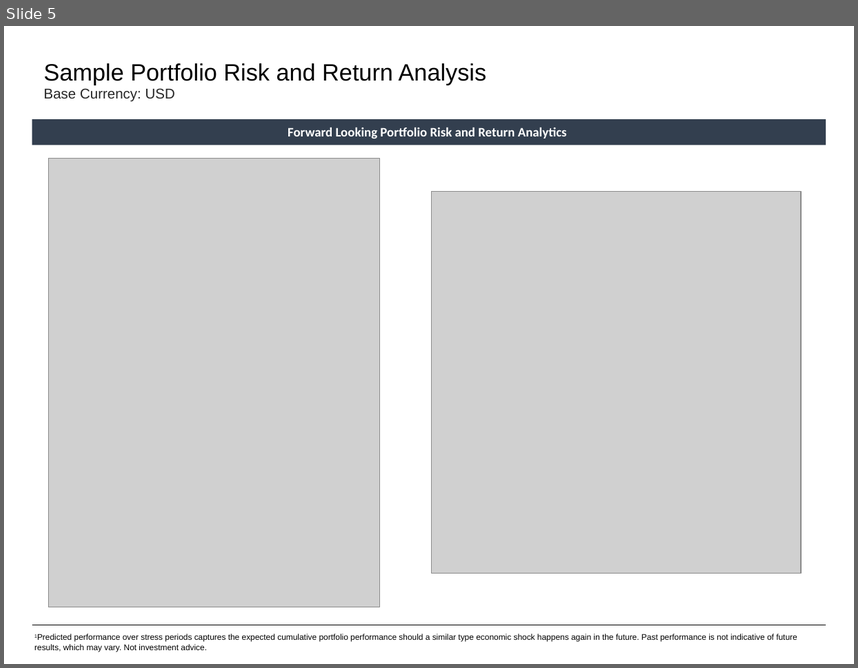
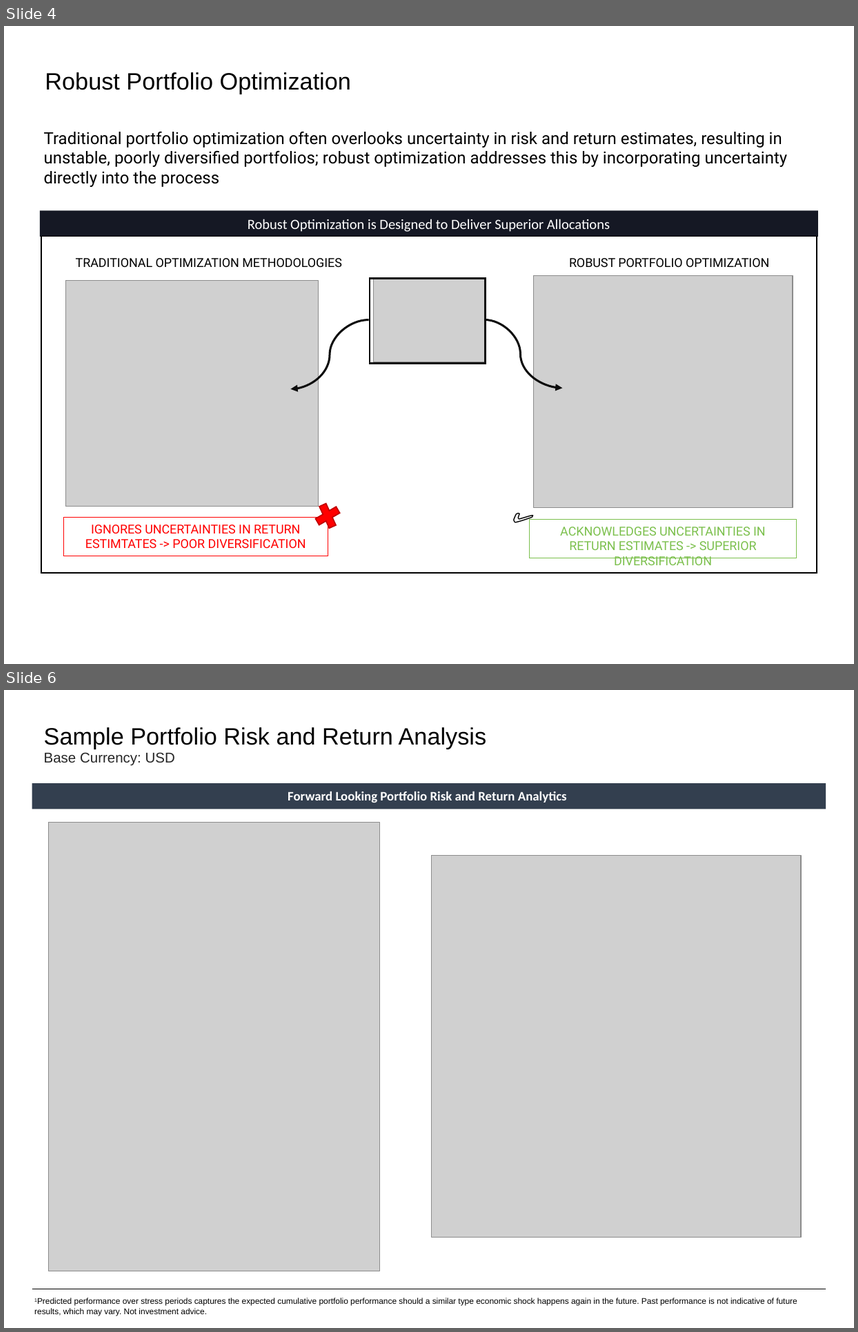
Before and after one commit to fabarker/epsilon-phi, a slide deck: epsilon-phi-core/src/python/epsilonPhi/ep_saa/marketing/Auto.pptx. Shown one above the other, each under a label of ours: slide 5 before the commit, slides 4 and 6 after it; the slides between them are not shown. The pictures are 858x668 and 858x1332 pixels, drawn with LibreOffice and Linux fonts; fonts in the diff are those of the drawing; grey boxes stand for pictures. Boxes give left, top, right and bottom in pixels: in the first picture for what was removed or moved away, otherwise in the second. Text is boxed around its words. In the diff, an @@ line names an element or a change of style, - is before the commit and + after.

```diff
--- a/epsilon-phi-core/src/python/epsilonPhi/ep_saa/marketing/Auto.pptx
+++ b/epsilon-phi-core/src/python/epsilonPhi/ep_saa/marketing/Auto.pptx
@@ slide 4 added at (4,26,854,664), background #FFFFFF @@
@@ text added at (45,72,351,94), 20 pt, text #000000 @@
+Robust Portfolio Optimization
@@ text added at (44,131,788,187), 14 pt, text #000000 @@
+Traditional portfolio optimization often overlooks uncertainty in risk and return estimates, resulting in unstable, poorly diversified portfolios; robust optimization addresses this by incorporating uncertainty directly into the process
@@ rectangle added at (40,210,818,236), fill #151824, 12 pt, text #FFFFFF @@
+Robust Optimization is Designed to Deliver Superior Allocations
@@ rectangle added at (41,236,818,572), outline #000000 1 pt @@
@@ text added at (76,258,342,267), 10.5 pt, text #000000 @@
+TRADITIONAL OPTIMIZATION METHODOLOGIES
@@ text added at (569,258,769,267), 10.5 pt, text #000000 @@
+ROBUST PORTFOLIO OPTIMIZATION
@@ picture added at (66,280,319,506) @@
@@ rectangle added at (370,279,485,363), outline #0D0D0D 1.5 pt @@
@@ picture added at (373,279,484,363) @@
@@ picture added at (534,276,793,508) @@
@@ curved arrow added from (369, 319) to (290, 389), #0D0D0D 1.75 pt @@
@@ curved arrow added from (484, 319) to (562, 388), #0D0D0D 1.75 pt @@
@@ cross added at (308,495,348,537), fill #FF0000, outline #C00000 1 pt @@
@@ text added at (500,494,555,544), 18 pt, text #000000 @@
+✅
@@ rectangle added at (63,517,329,555), outline #FF0000 0.75 pt, 10.5 pt, text #FF0000 @@
+IGNORES UNCERTAINTIES IN RETURN ESTIMTATES -> POOR DIVERSIFICATION
@@ rectangle added at (529,519,797,557), outline #7CC04D 0.75 pt, 10.5 pt, text #7CC04D @@
+ACKNOWLEDGES UNCERTAINTIES IN RETURN ESTIMATES -> SUPERIOR DIVERSIFICATION
@@ what was slide 5 is now slide 6 @@
```
Also in this commit, not shown: 1 slide changed, 9 other slides added, 4 slides removed, 34 other files.
